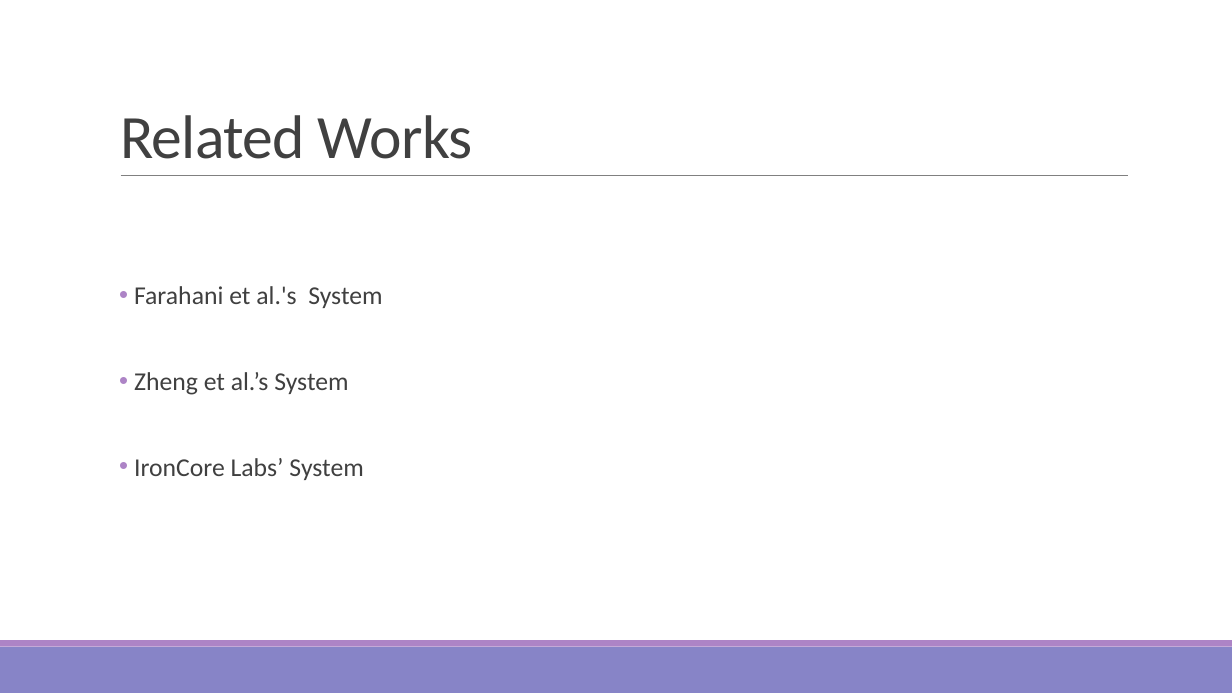
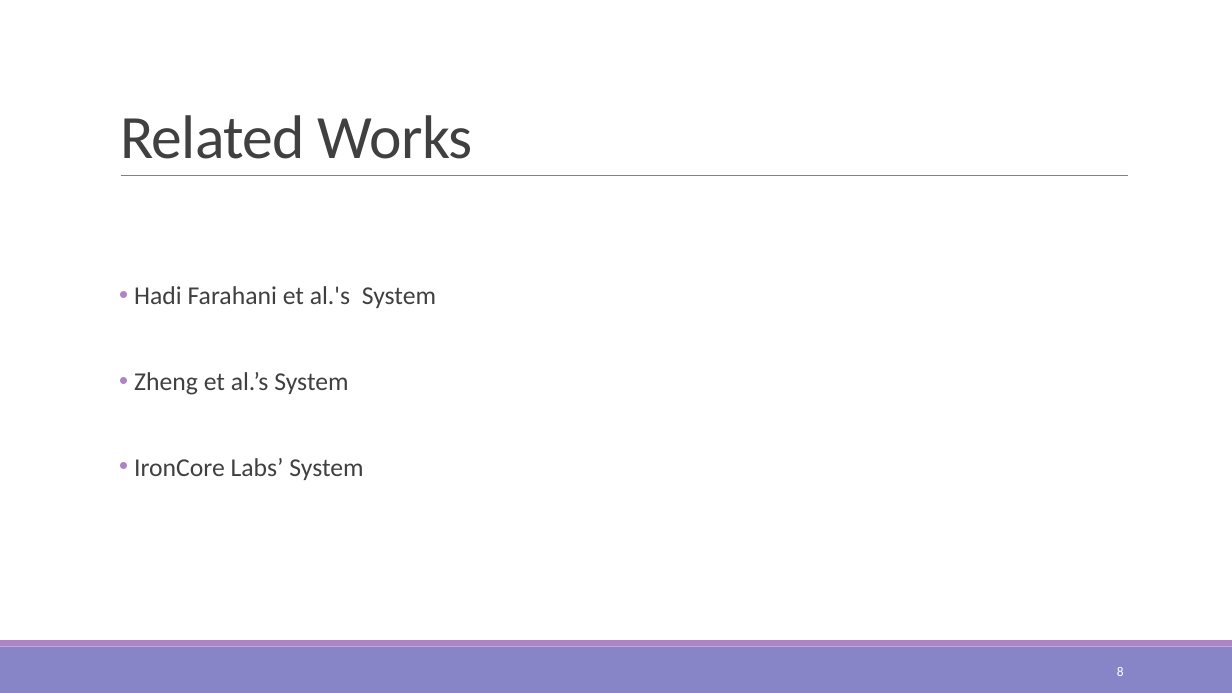
Before and after one commit to kuromasama/Paper, a slide deck: slide 8 of 澤洋碩論PPT.pptx. Drawn at 1232x693 pixels with LibreOffice and Linux fonts; fonts in the diff are those of the drawing. Boxes give left, top, right and bottom in pixels: in the first picture for what was removed or moved away, otherwise in the second. Text is boxed around its words. In the diff, an @@ line names an element or a change of style, - is before the commit and + after.

```diff
--- a/澤洋碩論PPT.pptx
+++ b/澤洋碩論PPT.pptx
@@ text at box(134, 286, 436, 308): text changed @@
-• Farahani et al.'s System
+• Hadi Farahani et al.'s System
@@ page number added at box(1117, 667, 1124, 676), 10.5 pt, text #FFFFFF @@
+8
```
Also in this commit, not shown: 59 other slides changed, 9 slides added, 1 slide removed, 29 other files.
